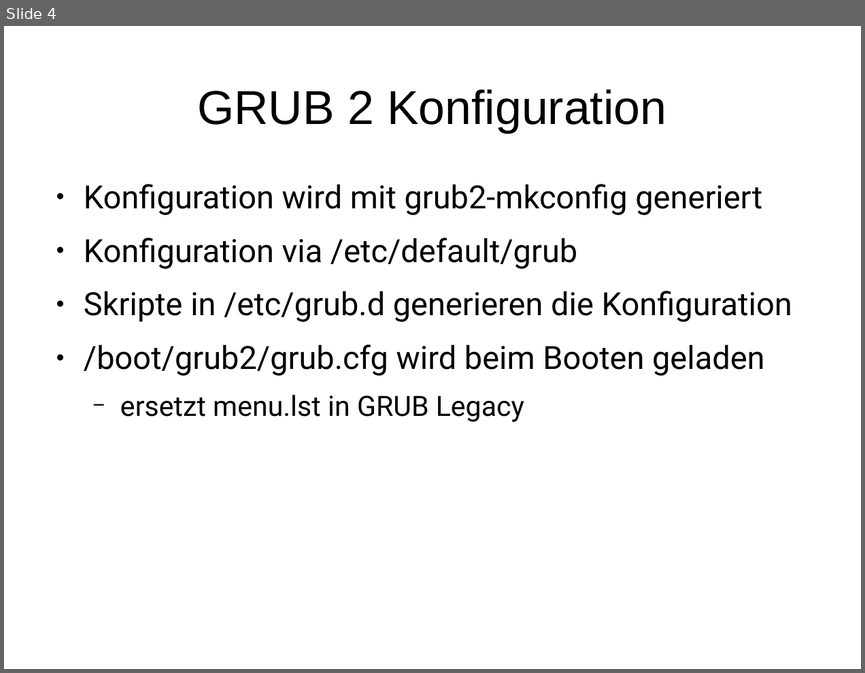
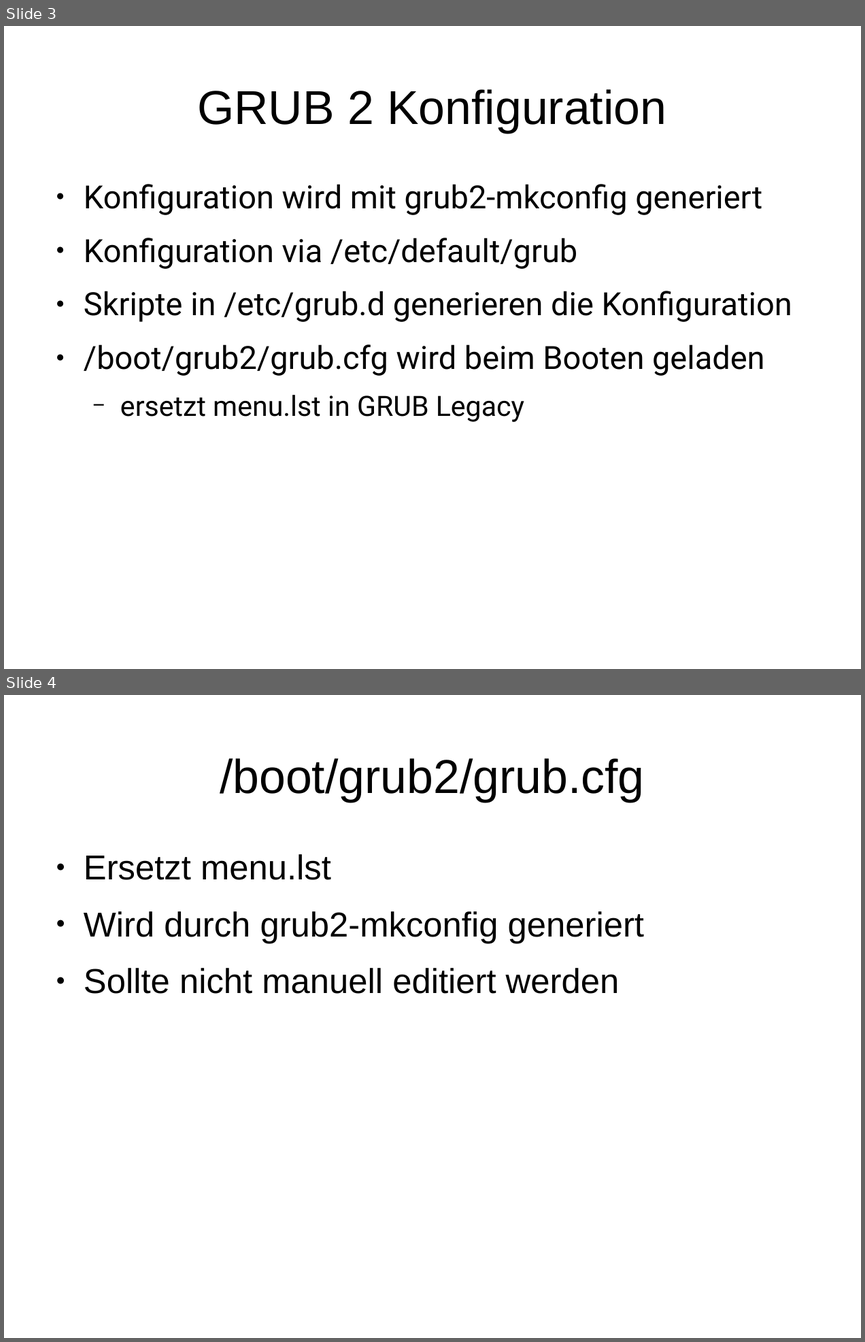
Before and after one commit to adfinis/adsy-trainings, a slide deck: SSA_SUSE-System-Administration/1004_grub2/modul_grub2_1004_01_slides.odp. Shown one above the other, each under a label of ours: slide 4 before the commit, slides 3 and 4 after it. The pictures are 865x673 and 865x1342 pixels, drawn with LibreOffice and Linux fonts; fonts in the diff are those of the drawing. Boxes give left, top, right and bottom in pixels: in the first picture for what was removed or moved away, otherwise in the second. Text is boxed around its words. In the diff, an @@ line names an element or a change of style, - is before the commit and + after.

Commit message:
pimp grub2 slides

```diff
--- a/SSA_SUSE-System-Administration/1004_grub2/modul_grub2_1004_01_slides.odp
+++ b/SSA_SUSE-System-Administration/1004_grub2/modul_grub2_1004_01_slides.odp
@@ slide 4 added at (4, 695, 861, 1338), background #FFFFFF @@
@@ title added at (220, 758, 645, 802), 44 pt, text #000000 @@
+/boot/grub2/grub.cfg
@@ text added at (84, 854, 644, 994), 32 pt, text #000000 @@
+● Ersetzt menu.lst
+● Wird durch grub2-mkconfig generiert
+● Sollte nicht manuell editiert werden
@@ what was slide 4 is now slide 3 @@
```
Also in this commit, not shown: 4 slides changed, 15 other slides added, 1 slide removed.
